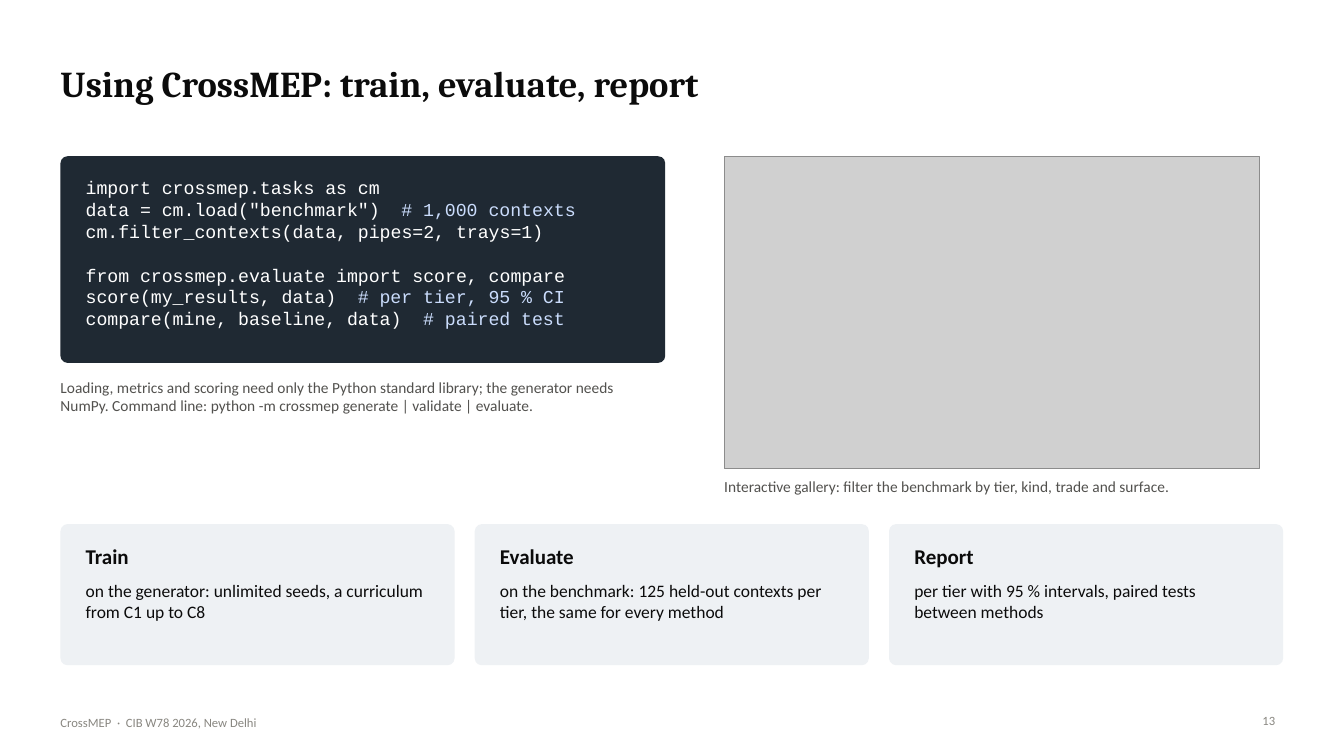
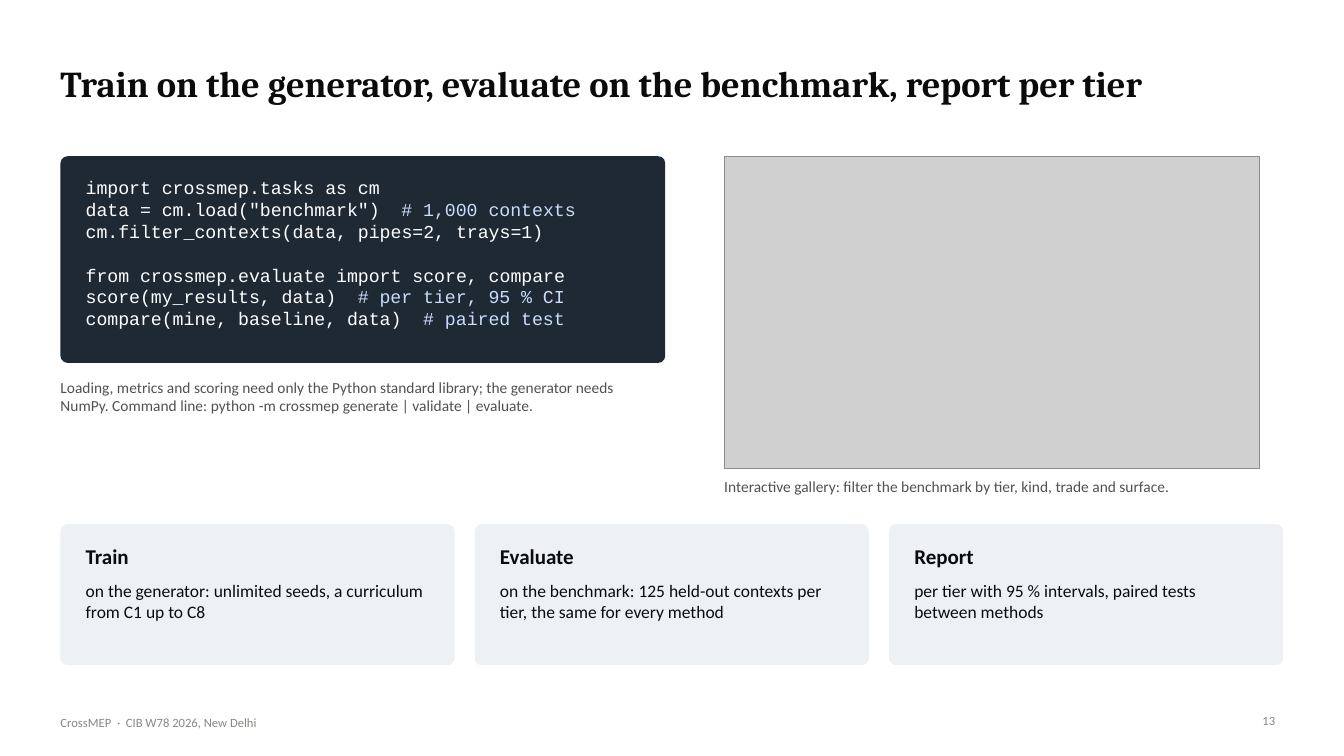
Before and after one commit to lavinia-ped/CrossMEP_Dataset, a slide deck: slide 13 of docs/CrossMEP_CIBW78_talk.pptx. Drawn at 1344x756 pixels with LibreOffice and Linux fonts; fonts in the diff are those of the drawing; grey boxes stand for pictures. Boxes give left, top, right and bottom in pixels: in the first picture for what was removed or moved away, otherwise in the second. Text is boxed around its words. In the diff, an @@ line names an element or a change of style, - is before the commit and + after.

Commit message:
Talk: slide titles state their message
Each title is now a sentence with a point (for example 'Spacing holds up on a
clinic the generator never saw', 'Nowadays, every pipe, duct and tray hangs from
a hand-designed support') rather than a topic label. Numbers in titles are
computed from the released data. Script headings updated to match; PPTX and PDF
rebuilt.

```diff
--- a/docs/CrossMEP_CIBW78_talk.pptx
+++ b/docs/CrossMEP_CIBW78_talk.pptx
@@ title at <box>60,71,1142,105</box>: text changed @@
-Using CrossMEP: train, evaluate, report
+Train on the generator, evaluate on the benchmark, report per tier
```
Also in this commit, not shown: 18 other slides changed, 4 other files.
